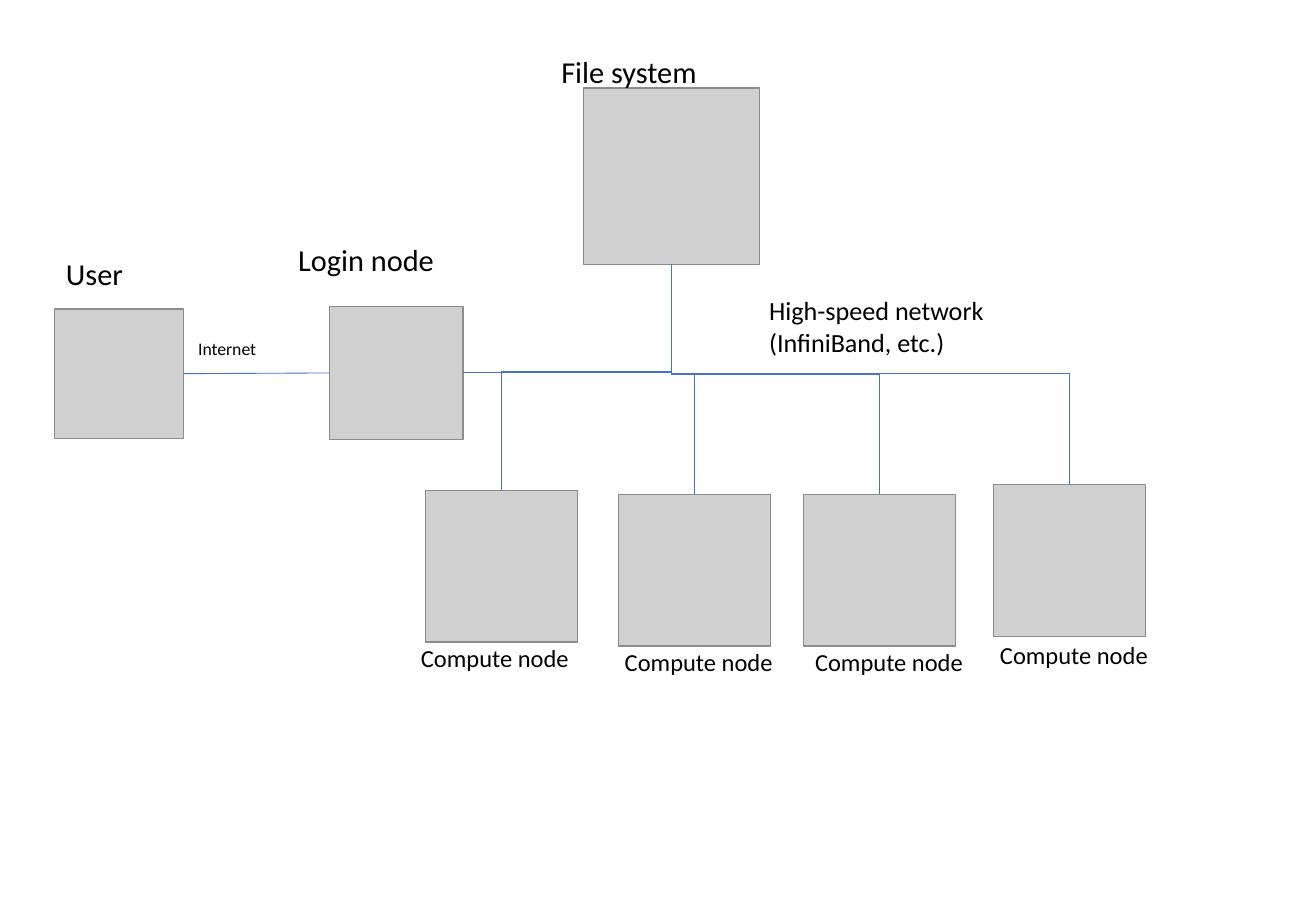
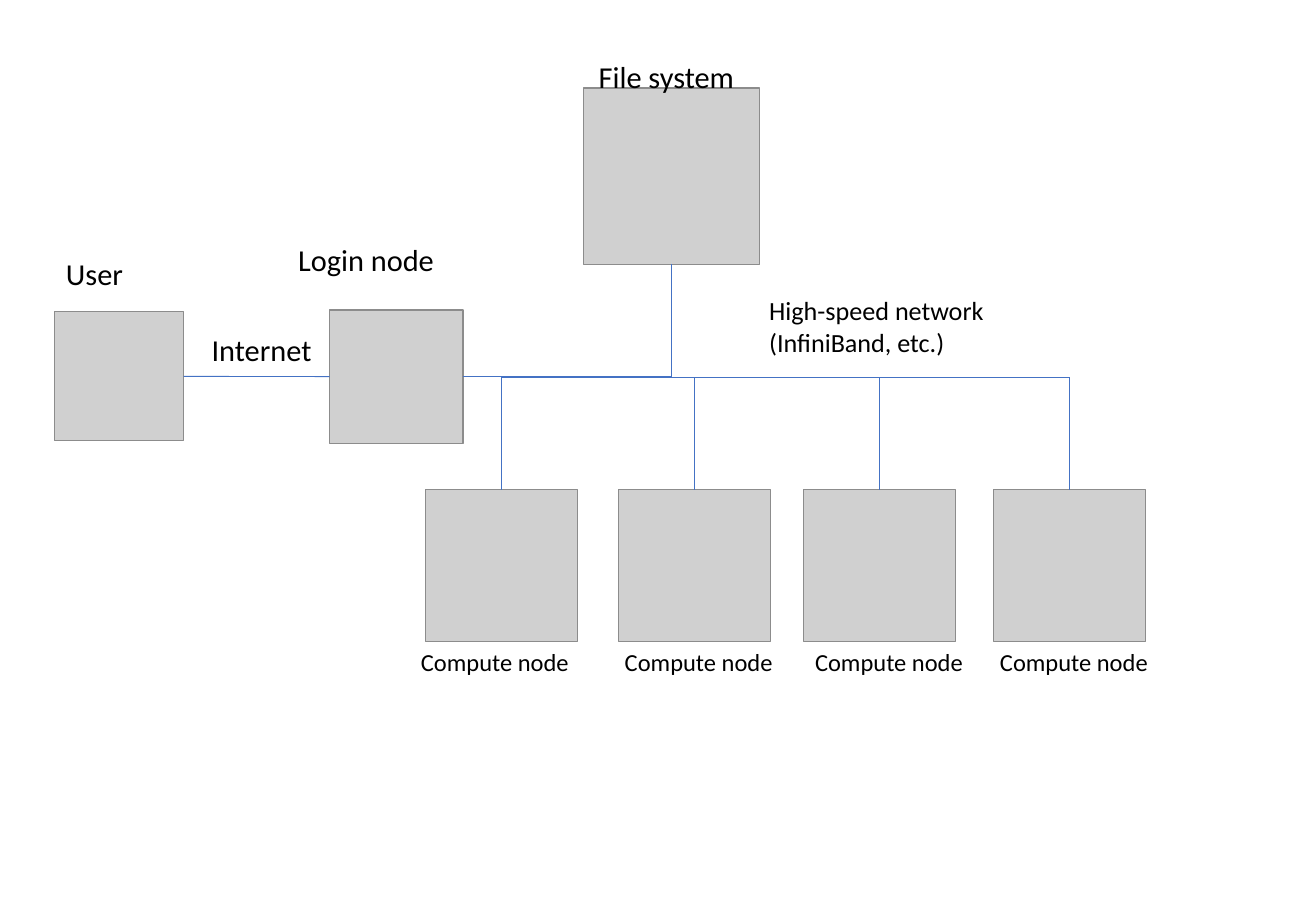
Before and after one commit to kaityo256/sevendayshpc, a slide deck: slide 8 of site-assets/sources/day2/fig-ja-en.pptx. Drawn at 1316x911 pixels with LibreOffice and Linux fonts; fonts in the diff are those of the drawing; grey boxes stand for pictures. Boxes give left, top, right and bottom in pixels: in the first picture for what was removed or moved away, otherwise in the second. Text is boxed around its words. In the diff, an @@ line names an element or a change of style, - is before the commit and + after.

Commit message:
adds image

```diff
--- a/site-assets/sources/day2/fig-ja-en.pptx
+++ b/site-assets/sources/day2/fig-ja-en.pptx
@@ text "File system" moved from (x1=561, y1=62, x2=697, y2=91) to (x1=599, y1=63, x2=734, y2=93) @@
@@ elbow line moved from (463, 373) - (672, 265) to (463, 377) - (672, 265) @@
@@ elbow line (672, 265) - (502, 490): route changed @@
@@ elbow line moved from (672, 265) - (1071, 485) to (672, 265) - (1071, 490) @@
@@ elbow line moved from (672, 265) - (880, 495) to (672, 265) - (880, 490) @@
@@ elbow line moved from (672, 265) - (695, 495) to (672, 265) - (695, 490) @@
@@ text "Internet" moved from (x1=198, y1=343, x2=256, y2=355) to (x1=212, y1=341, x2=312, y2=362) @@
@@ text "Internet" at (x1=212, y1=341, x2=312, y2=362): size 10.5 to 18 pt @@
@@ 3 pictures, 1 text, 1 line moved together from (x1=55, y1=306, x2=1146, y2=671) to (x1=55, y1=310, x2=1146, y2=675) @@
@@ picture moved from (x1=619, y1=495, x2=770, y2=646) to (x1=619, y1=490, x2=770, y2=642) @@
@@ picture moved from (x1=803, y1=495, x2=955, y2=646) to (x1=803, y1=490, x2=955, y2=642) @@
@@ text "Compute node" moved from (x1=1000, y1=647, x2=1148, y2=668) to (x1=1000, y1=654, x2=1148, y2=675) @@
```
Also in this commit, not shown: 6 other slides changed.
